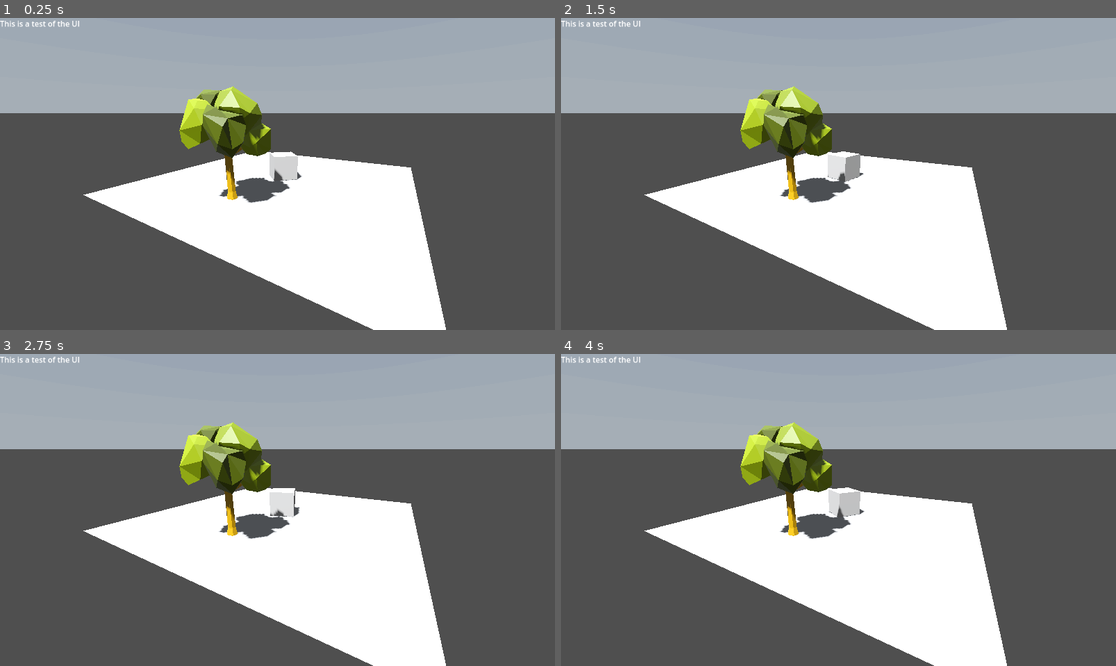
Above: before the commit, frames 1-4 (two rows, left to right).
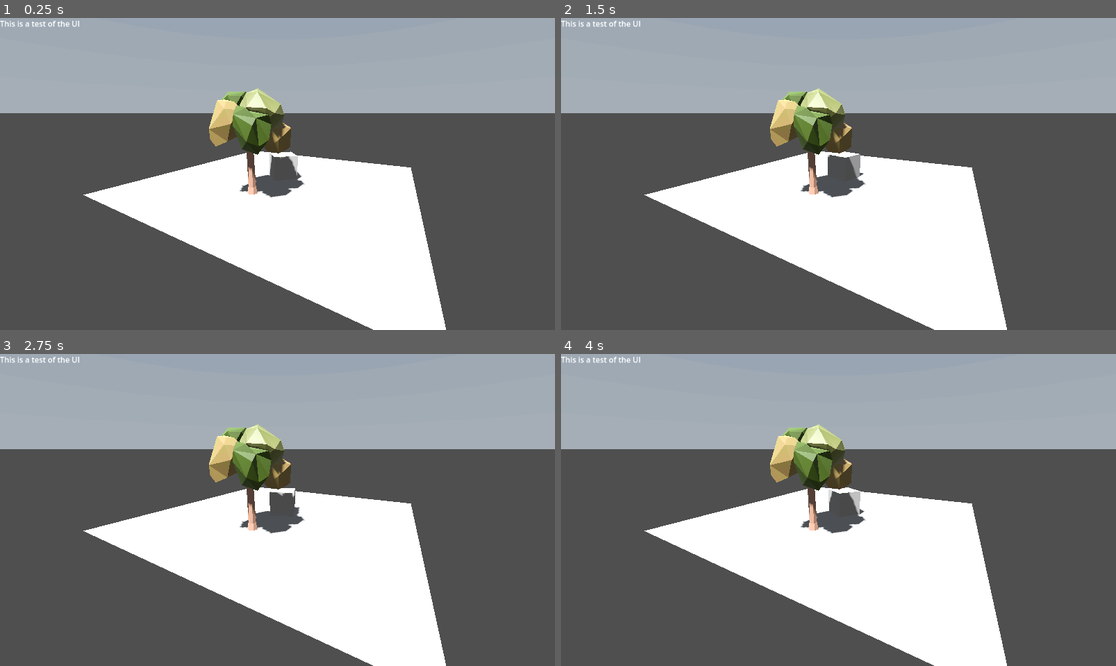
Above: after the commit, the same moments.

Repository: Kowagatte/nohara
Game: Godot game, scene res://game.tscn
Same seed, same stepped clock (60 frames per second), same inputs: the game is played once before the commit and once after it. A sky picture missing from this copy of the repository is replaced by a grey-blue gradient.
Inputs:
- Up to frame 1 (0.25 s): no input
- Up to frame 2 (1.5 s): no input
- Up to frame 3 (2.75 s): no input
- Up to frame 4 (4 s): no input

The runs differ from the first frame. In frame 1, 4.3% of the frame differs, in the area x 32-55%, y 21-60%; in frame 2, 4.3%; in frame 3, 4.3%; in frame 4, 4.3%.

Commit message:
Fixed tree coloring, greens are now gray

Diff:
--- a/game.tscn
+++ b/game.tscn
@@ -14,7 +14,6 @@
 
 [sub_resource type="Sky" id="Sky_nver5"]
 sky_material = SubResource("PanoramaSkyMaterial_gcies")
-process_mode = 1
 
 [sub_resource type="Environment" id="Environment_b87pw"]
 background_mode = 2
@@ -52,9 +51,6 @@
 [node name="CollisionShape3D" type="CollisionShape3D" parent="World/TestCube/Area3D"]
 shape = SubResource("BoxShape3D_jfhxf")
 
-[node name="tree5" parent="World" instance=ExtResource("2_sagx0")]
-transform = Transform3D(1, 0, 0, 0, 1, 0, 0, 0, 1, -0.370195, 0, 2.8699)
-
 [node name="WorldEnvironment" type="WorldEnvironment" parent="World"]
 environment = SubResource("Environment_b87pw")
 
@@ -69,3 +65,6 @@
 
 [node name="Camera3D" type="Camera3D" parent="."]
 transform = Transform3D(0.867609, -0.142141, 0.476498, -3.89166e-10, 0.958273, 0.285856, -0.497247, -0.248011, 0.831406, 4.06665, 2.69932, 7.57837)
+
+[node name="tree5" parent="." instance=ExtResource("2_sagx0")]
+transform = Transform3D(1, 0, 0, 0, 1, 0, 0, 0, 1, -0.0523019, 0, 2.17705)
Binary file changed: assets/trees/type0/tree5.glb
Not shown, changed: assets/trees/type0/tree5.glb.import
Binary file added: assets/trees/type0/tree5_Colorsheet Tree Normal.jpg
Not shown, changed: assets/trees/type0/tree5_Colorsheet Tree Normal.jpg.import
Binary file removed: assets/trees/type0/tree5_Colorsheet Tree Normal.png
Not shown: 1 places in game.tscn that only renumber resources
